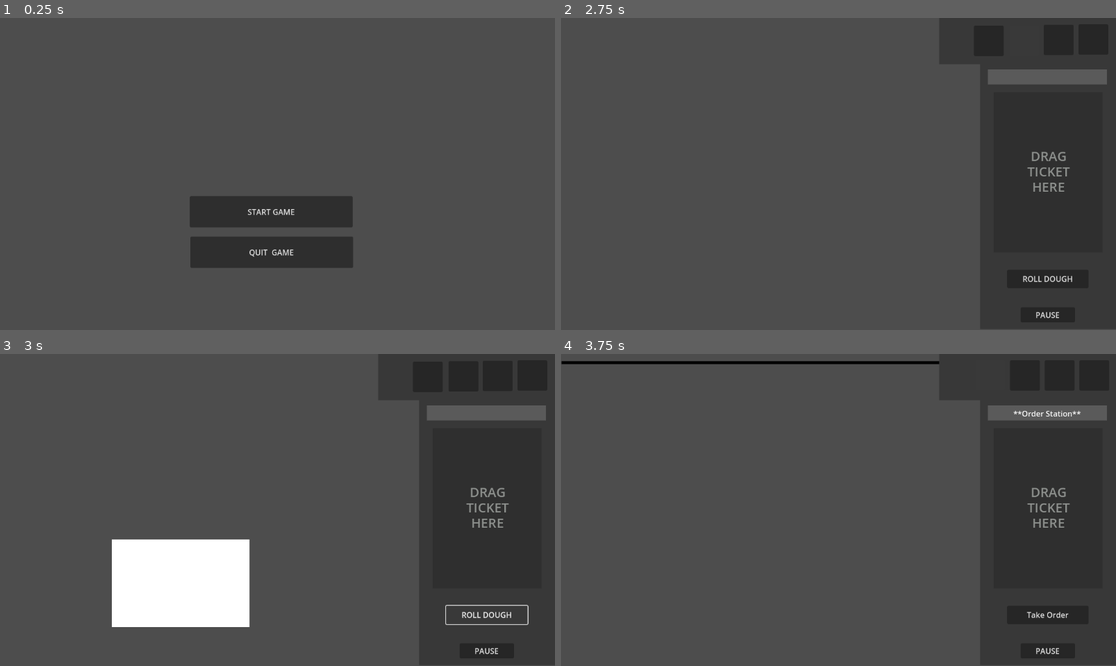
Above: before the commit, frames 1-4 (two rows, left to right).
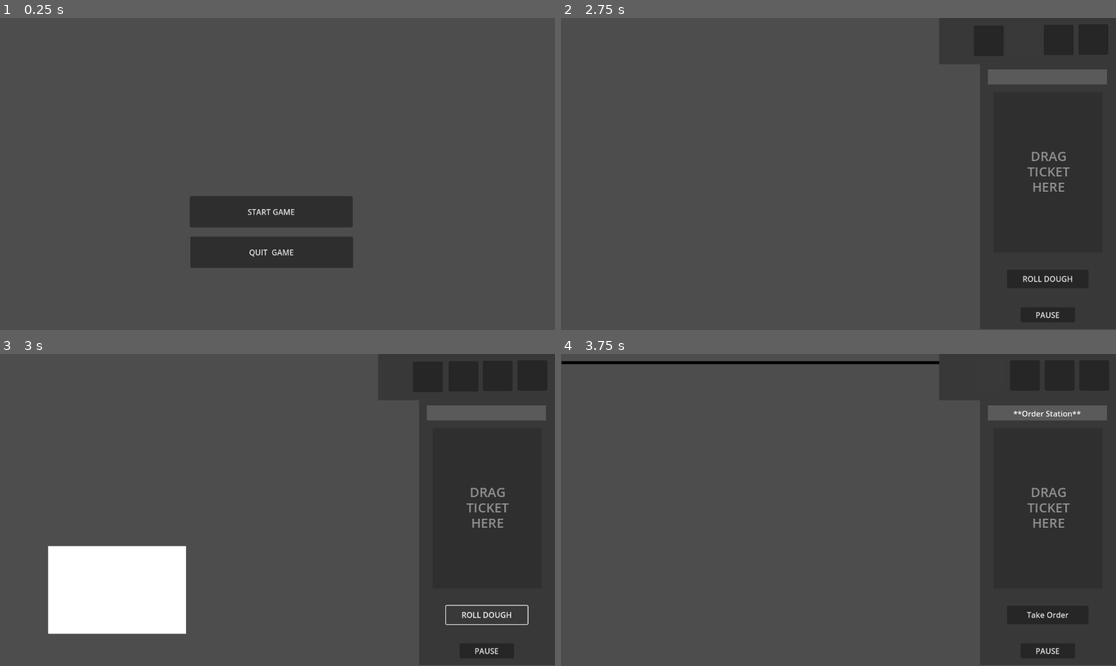
Above: after the commit, the same moments.

Repository: trishadar/PapasRotiria
Game: Godot game, scene res://main.tscn
Two runs of this game, one before a commit and one after it. Both use one fixed random seed, a clock stepped at 60 frames per second and the inputs below.
Inputs (mouse positions are in pixels of both pictures, inside the frame that each line leads up to):
- Up to frame 1 (0.25 s): no input
- Up to frame 2 (2.75 s): click "START GAME" at 0.5 s; click (1027, 39) at 1.25 s; click (1027, 39) at 2 s
- Up to frame 3 (3 s): click "ROLL DOUGH" at 2.75 s
- Up to frame 4 (3.75 s): click (988, 375) at 3.5 s

Frames 1-2 are identical in both runs. In frame 3, 7.1% of the frame differs, in the area x 8-46%, y 59-90%; in frame 4, nothing differs.

Commit message:
they see me rollin

Diff:
--- a/project/roll.gd
+++ b/project/roll.gd
@@ -1,7 +1,8 @@
 extends Node2D
 
+var sceneToSpawn = preload("res://roti.tscn")
 
-@onready var roti = $Roti
+var spawn_count: int = 0
 
 func _on_order_button_pressed() -> void:
 	get_tree().change_scene_to_file("res://order.tscn")
@@ -20,10 +21,14 @@
 
 
 func _on_take_order_button_pressed() -> void:
-	roti.visible = true
+	spawn_scene()
 
 
+func spawn_scene():
+	var instance = sceneToSpawn.instantiate()
+	add_child(instance)
+	instance.position = Vector2(100,400)
 
-
-func _on_ready() -> void:
-	roti.visible = false
+	#figure out how to spawn in only one ball of dough at a time (check how many rotis are in scene?)
+	#figure out how to move roti from one scene to next
+	#figure out how to connect order ticket to roti to verify if the final order attached to the ticket is correct
--- a/project/roll.tscn
+++ b/project/roll.tscn
@@ -1,7 +1,6 @@
-[gd_scene load_steps=7 format=3 uid="uid://cn2d54ksqsmb8"]
+[gd_scene load_steps=6 format=3 uid="uid://cn2d54ksqsmb8"]
 
 [ext_resource type="Script" uid="uid://5vtg55qc4am8" path="res://roll.gd" id="1_us4ls"]
-[ext_resource type="PackedScene" uid="uid://bjxq4gbsr4ou6" path="res://roti.tscn" id="2_vrgdt"]
 
 [sub_resource type="CanvasTexture" id="CanvasTexture_2633c"]
 
@@ -93,9 +92,6 @@
 scale = Vector2(-246.364, 30.8728)
 texture = SubResource("CanvasTexture_vrgdt")
 
-[node name="Roti" parent="." instance=ExtResource("2_vrgdt")]
-position = Vector2(232, 386)
-
 [node name="dragTicketLabel" type="Label" parent="."]
 offset_left = 902.0
 offset_top = 148.0
--- /dev/null
+++ b/project/rollingBoard.tscn
@@ -0,0 +1,10 @@
+[gd_scene load_steps=2 format=3 uid="uid://ds26w6tcmw7mc"]
+
+[sub_resource type="RectangleShape2D" id="RectangleShape2D_n3ruw"]
+size = Vector2(164, 139)
+
+[node name="rollingBoard" type="StaticBody2D"]
+
+[node name="CollisionShape2D" type="CollisionShape2D" parent="."]
+position = Vector2(96, 80)
+shape = SubResource("RectangleShape2D_n3ruw")
--- a/project/roti.gd
+++ b/project/roti.gd
@@ -2,4 +2,4 @@
 
 
 func _on_ready() -> void:
-	visible = false
+	visible = true
